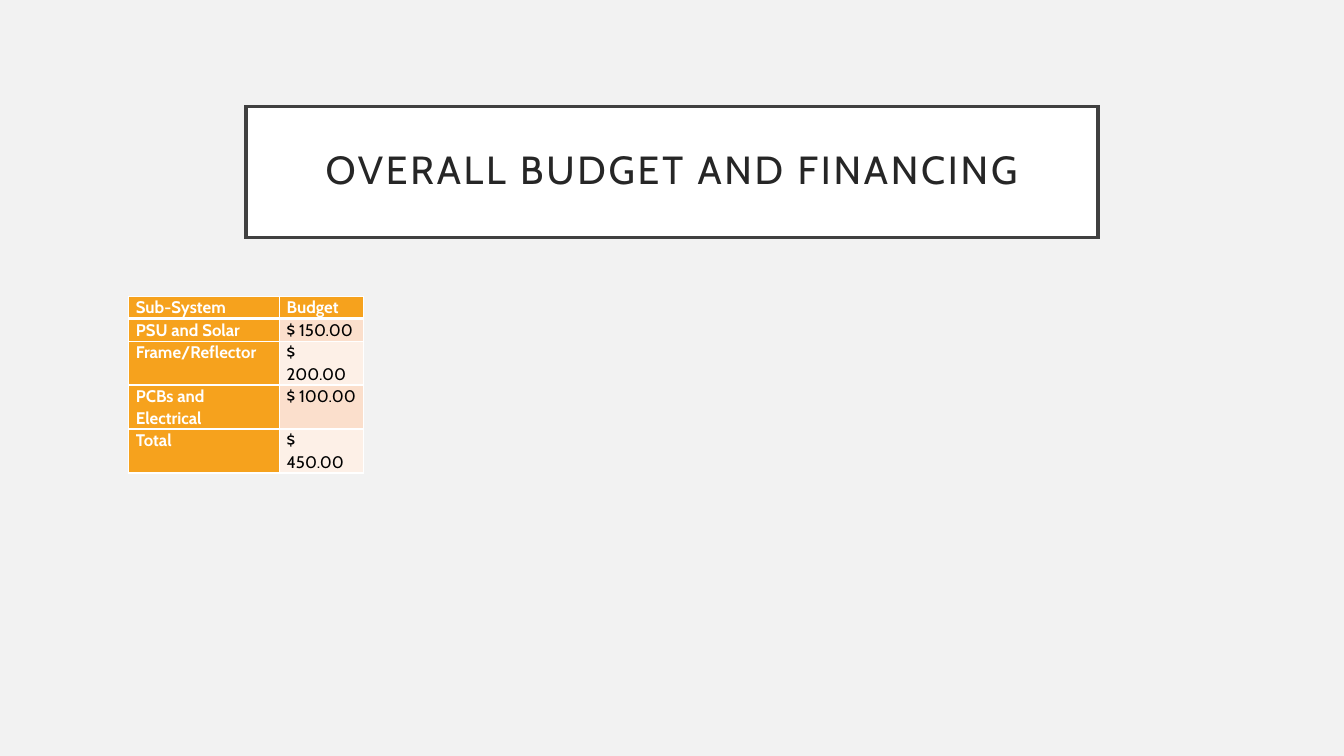
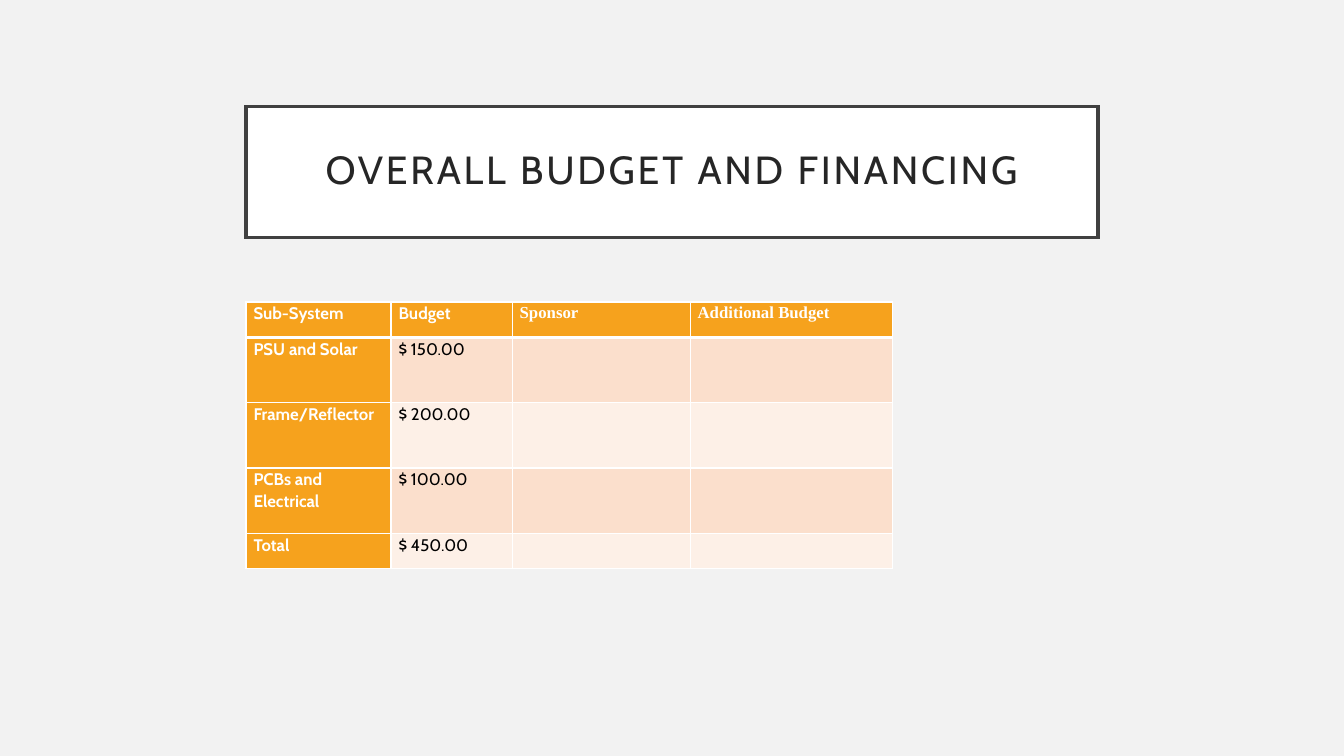
Before and after one commit to PKTidus/astrocom, a slide deck: slide 25 of Documents/CDR_Presentation.pptx (slide 19 before the commit). Drawn at 1344x756 pixels with LibreOffice and Linux fonts; fonts in the diff are those of the drawing. Boxes give left, top, right and bottom in pixels: in the first picture for what was removed or moved away, otherwise in the second. Text is boxed around its words. In the diff, an @@ line names an element or a change of style, - is before the commit and + after.

```diff
--- a/Documents/CDR_Presentation.pptx
+++ b/Documents/CDR_Presentation.pptx
@@ table at (246,302,893,570) @@
+column 3: Sponsor |  |  |  | 
+column 4: Additional Budget |  |  |  | 
@@ table: place and size @@
-table at (128,296,364,473)
+table at (246,302,893,570)
```
Also in this commit, not shown: 1 other slide changed, 6 slides added, 10 other files.
